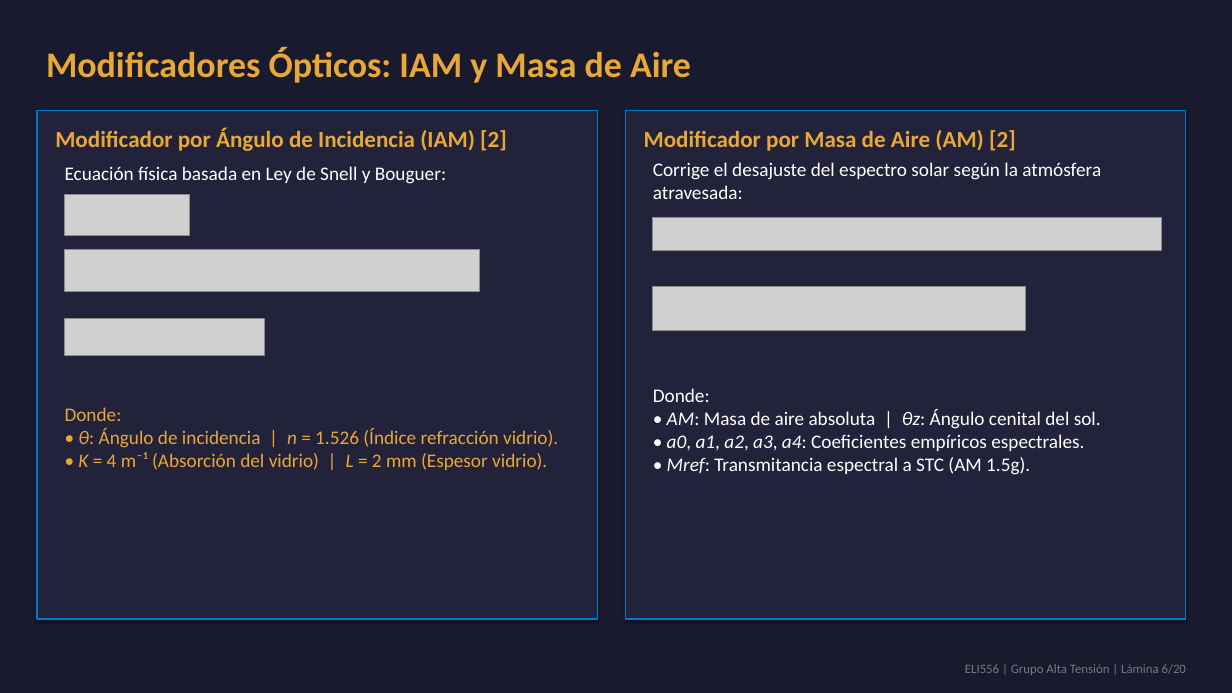
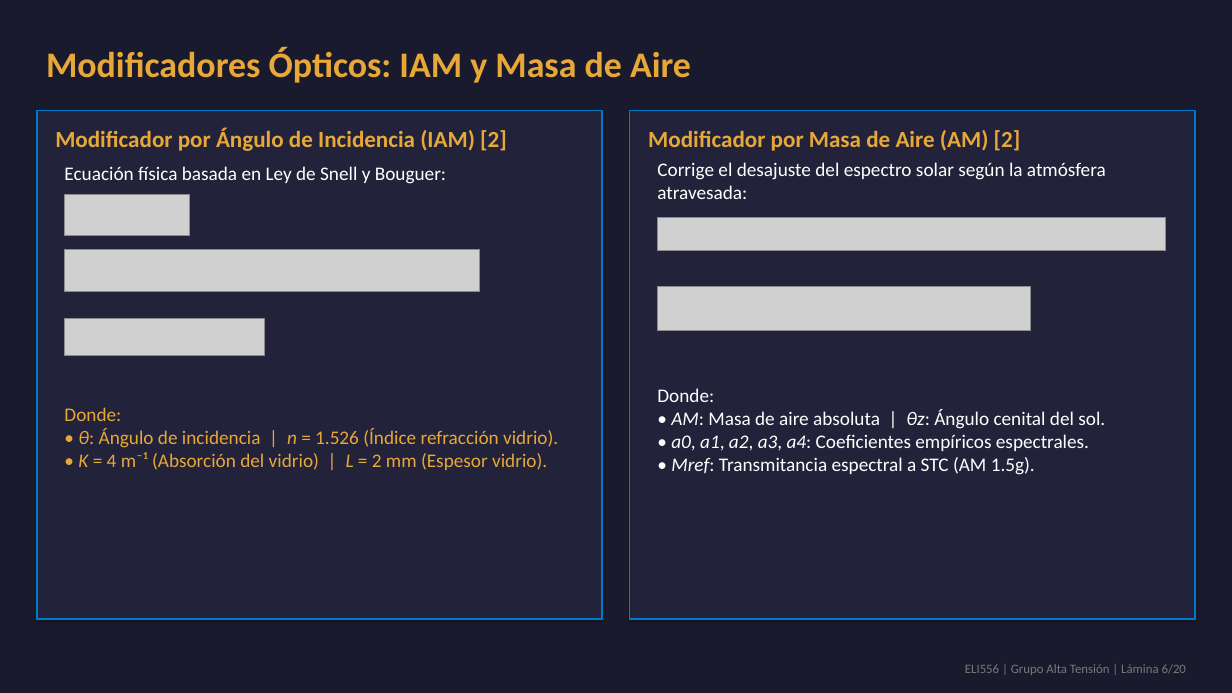
Before and after one commit to theChosen16/t2-paneles, a slide deck: slide 6 of output/Presentacion_Final_ELI556_Atacama.pptx. Drawn at 1232x693 pixels with LibreOffice and Linux fonts; fonts in the diff are those of the drawing; grey boxes stand for pictures. Boxes give left, top, right and bottom in pixels: in the first picture for what was removed or moved away, otherwise in the second. Text is boxed around its words. In the diff, an @@ line names an element or a change of style, - is before the commit and + after.

```diff
--- a/output/Presentacion_Final_ELI556_Atacama.pptx
+++ b/output/Presentacion_Final_ELI556_Atacama.pptx
@@ rectangle: place and size @@
-rectangle at (37,111,598,619)
+rectangle at (37,111,603,619)
@@ rectangle: place and size @@
-rectangle at (626,111,1187,619)
+rectangle at (630,111,1196,619)
@@ text "Modificador por Masa de Aire ...": place and size @@
-text "Modificador por Masa de Aire ..." at (644,130,1016,151)
+text "Modificador por Masa de Aire ..." at (648,130,1021,151)
@@ text "Corrige el desajuste del espectro ...": place and size @@
-text "Corrige el desajuste del espectro ..." at (653,162,1101,199)
+text "Corrige el desajuste del espectro ..." at (657,162,1106,199)
@@ picture: place and size @@
-picture at (653,217,1162,250)
+picture at (658,217,1166,250)
@@ picture: place and size @@
-picture at (653,287,1026,331)
+picture at (658,287,1031,331)
@@ text "Donde:": place and size @@
-text "Donde:" at (653,388,1101,475)
+text "Donde:" at (657,388,1105,475)
```
Also in this commit, not shown: 12 other slides changed, 28 other files.
